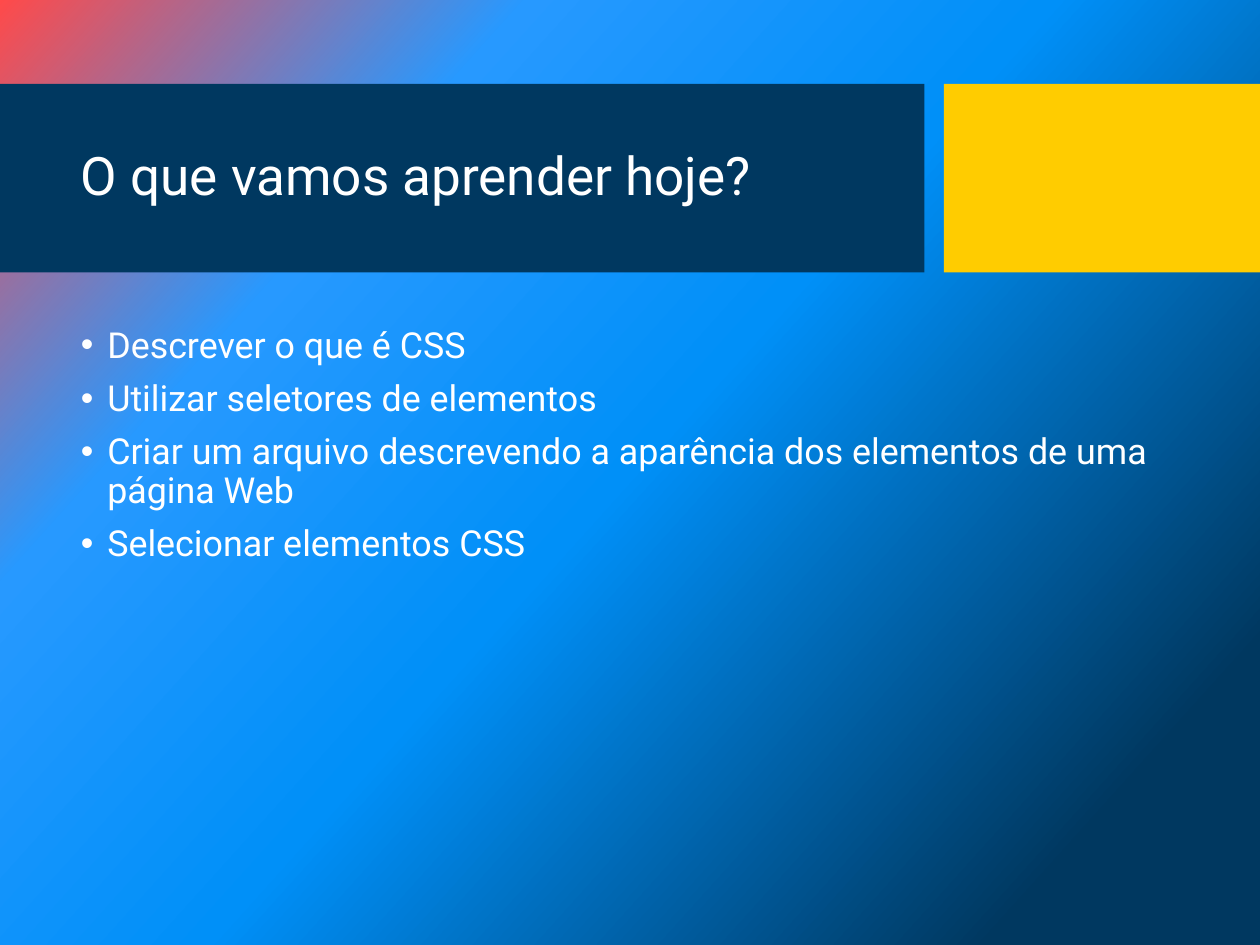
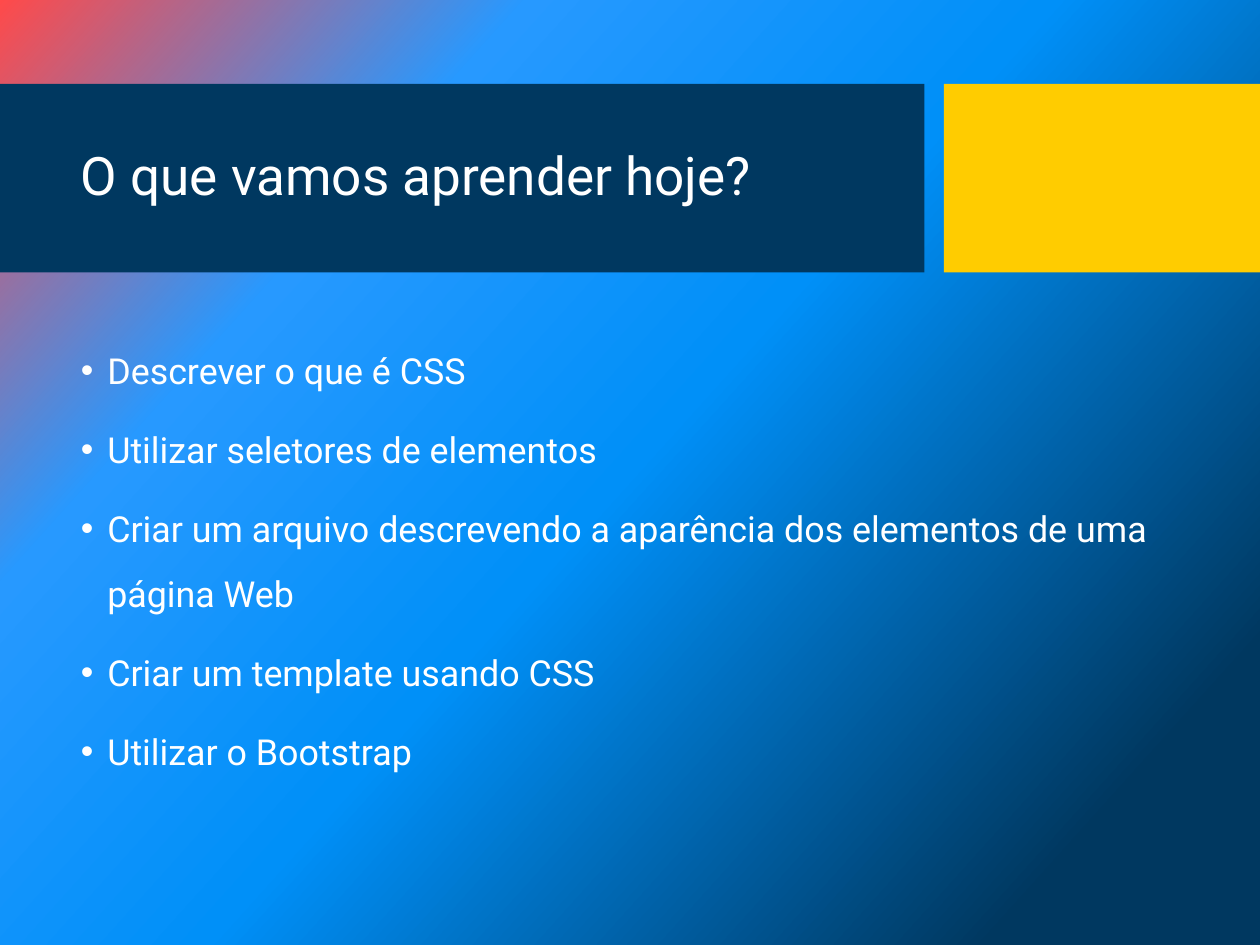
Before and after one commit to JoaoAlmeida/Workshop---Desenvolvimento-Web, a slide deck: slide 2 of CSS.pptx. Drawn at 1260x945 pixels with LibreOffice and Linux fonts; fonts in the diff are those of the drawing; background and template pictures are left out. Boxes give left, top, right and bottom in pixels: in the first picture for what was removed or moved away, otherwise in the second. Text is boxed around its words. In the diff, an @@ line names an element or a change of style, - is before the commit and + after.

```diff
--- a/CSS.pptx
+++ b/CSS.pptx
@@ text at (107, 357, 1147, 615): line spacing 0.9 to 1.5 @@
@@ text at (107, 659, 595, 773): text changed @@
-• Selecionar elementos CSS
+• Criar um template usando CSS
+• Utilizar o Bootstrap
```
Also in this commit, not shown: 1 other slide changed, 18 other files.
